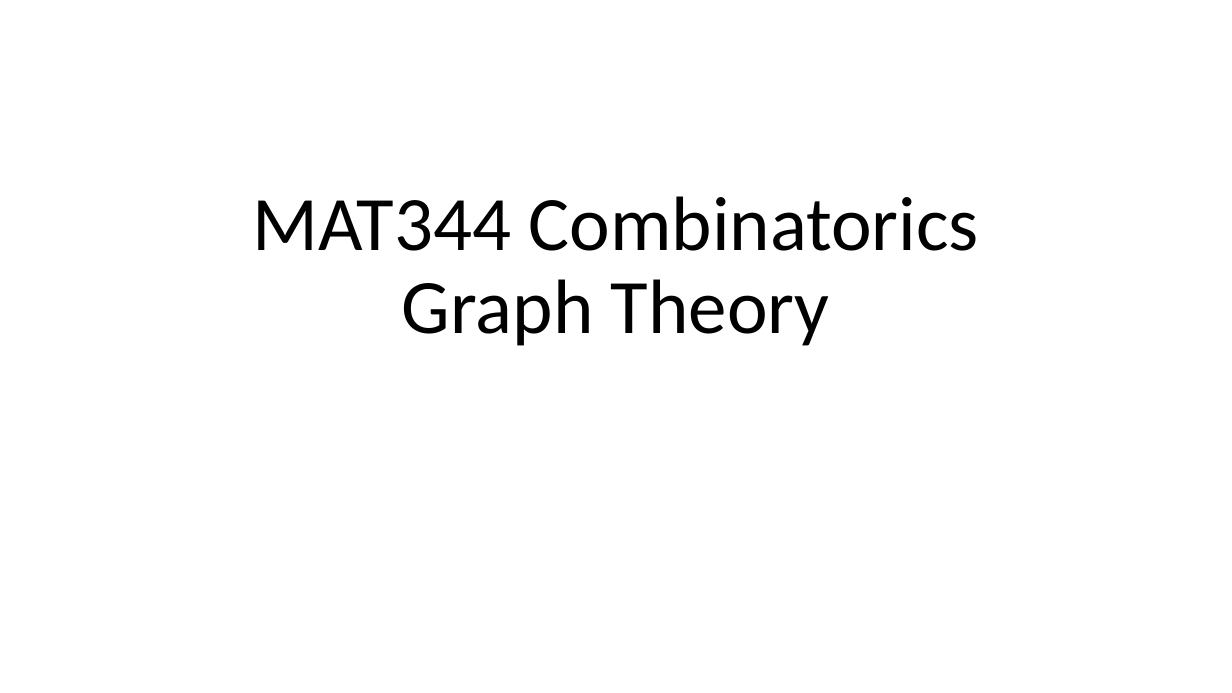
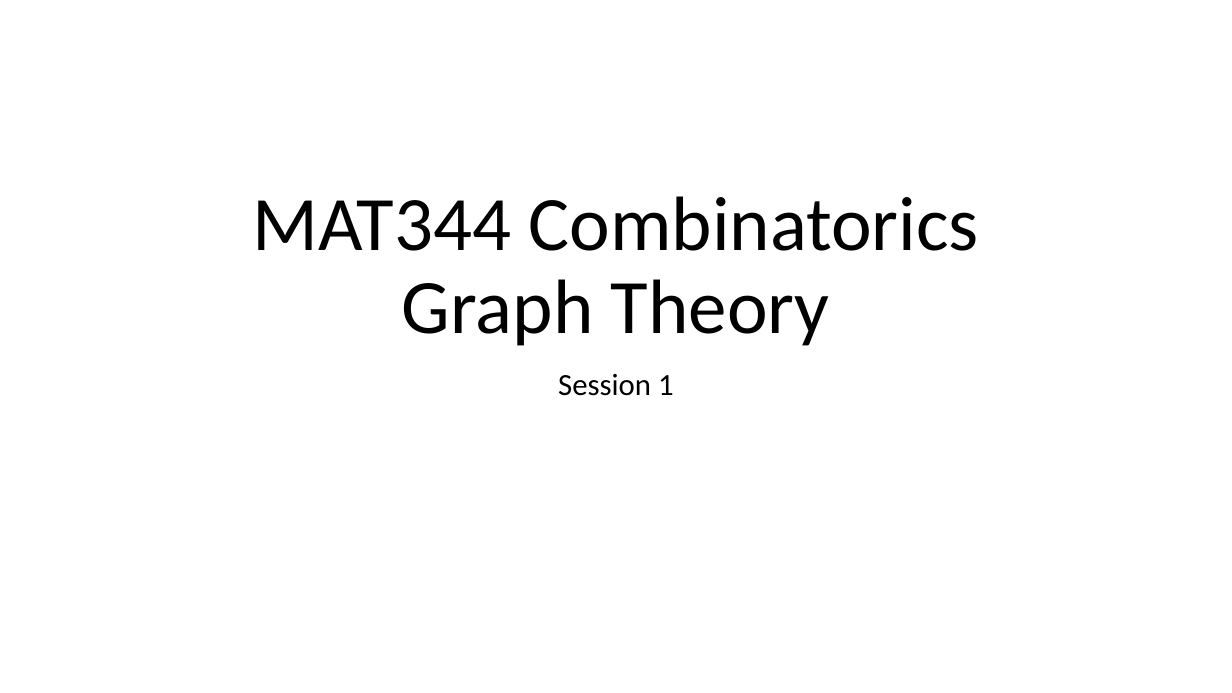
Before and after one commit to gholami7/CSC344-slides, a slide deck: slide 1 of MAT344-G1.pptx. Drawn at 1232x693 pixels with LibreOffice and Linux fonts; fonts in the diff are those of the drawing. Boxes give left, top, right and bottom in pixels: in the first picture for what was removed or moved away, otherwise in the second. Text is boxed around its words. In the diff, an @@ line names an element or a change of style, - is before the commit and + after.

```diff
--- a/MAT344-G1.pptx
+++ b/MAT344-G1.pptx
@@ subtitle added at <box>558,374,674,396</box>, 24 pt, text #000000 @@
+Session 1
```
Also in this commit, not shown: 1 other slide changed, 1 other file.
